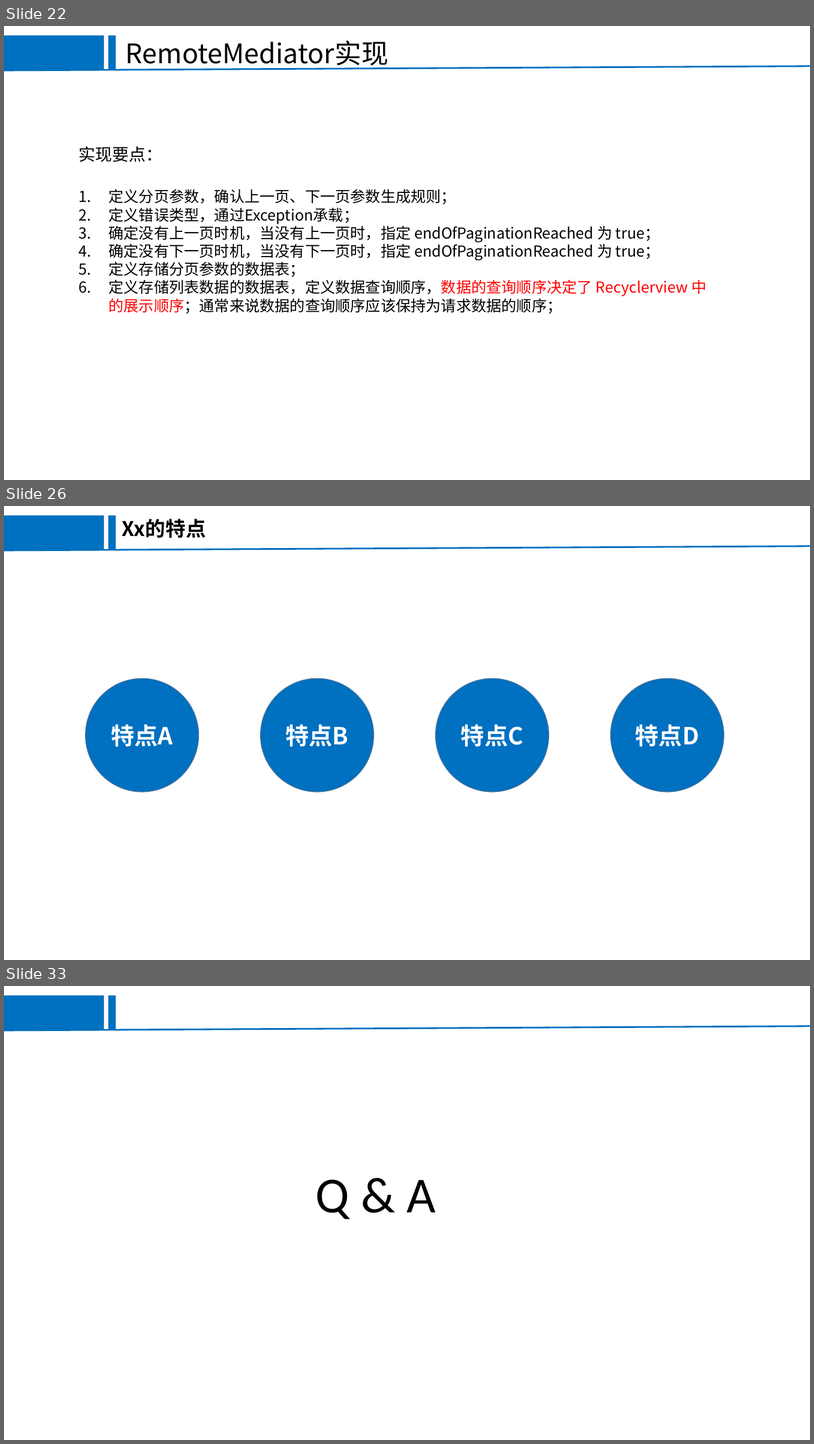
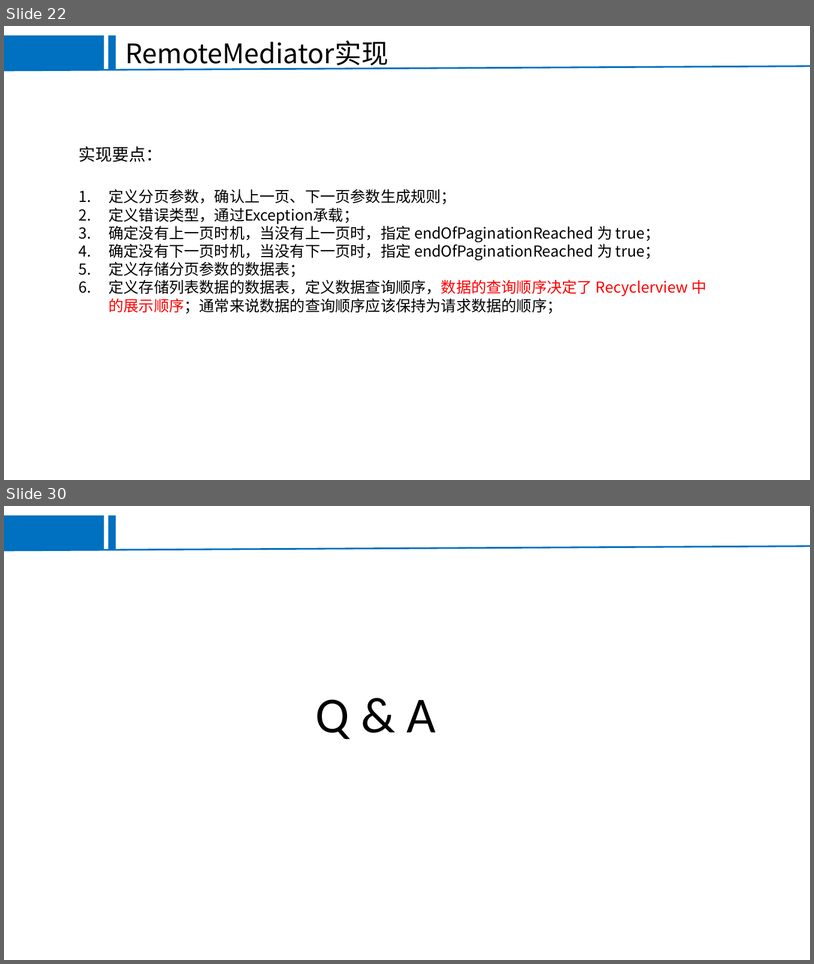
Before and after one commit to EricHyh/KtDemoCollection, a slide deck: paging3demo/Paging.ppt. Shown one above the other, each under a label of ours: slides 22, 26 and 33 before the commit, slides 22 and 30 after it; the slides between them are not shown. The pictures are 814x1444 and 814x964 pixels, drawn with LibreOffice and Linux fonts; fonts in the diff are those of the drawing; background and template pictures are left out. Boxes give left, top, right and bottom in pixels: in the first picture for what was removed or moved away, otherwise in the second. Text is boxed around its words. In the diff, an @@ line names an element or a change of style, - is before the commit and + after.

```diff
--- a/paging3demo/Paging.ppt
+++ b/paging3demo/Paging.ppt
@@ slide 26 removed at (4, 506, 810, 960), background #FFFFFF; not listed: 3 template elements that a slide beside it also shows @@
@@ text removed at (122, 519, 206, 538) @@
-Xx的特点
@@ ellipse removed at (86, 678, 199, 792) @@
-特点A
@@ ellipse removed at (260, 678, 374, 792) @@
-特点B
@@ ellipse removed at (436, 678, 549, 792) @@
-特点C
@@ ellipse removed at (611, 678, 725, 792) @@
-特点D
@@ what was slide 33 is now slide 30 @@
```
Also in this commit, not shown: 5 slides changed, 6 slides added, 8 other slides removed, 4 other files.
